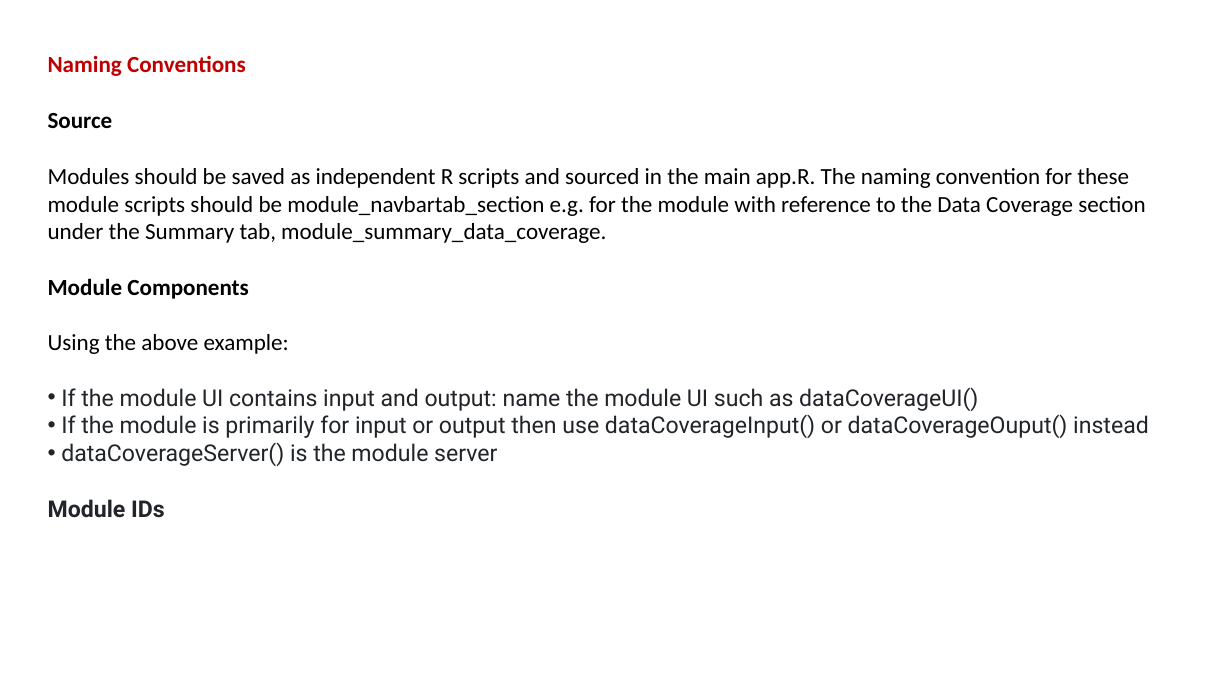
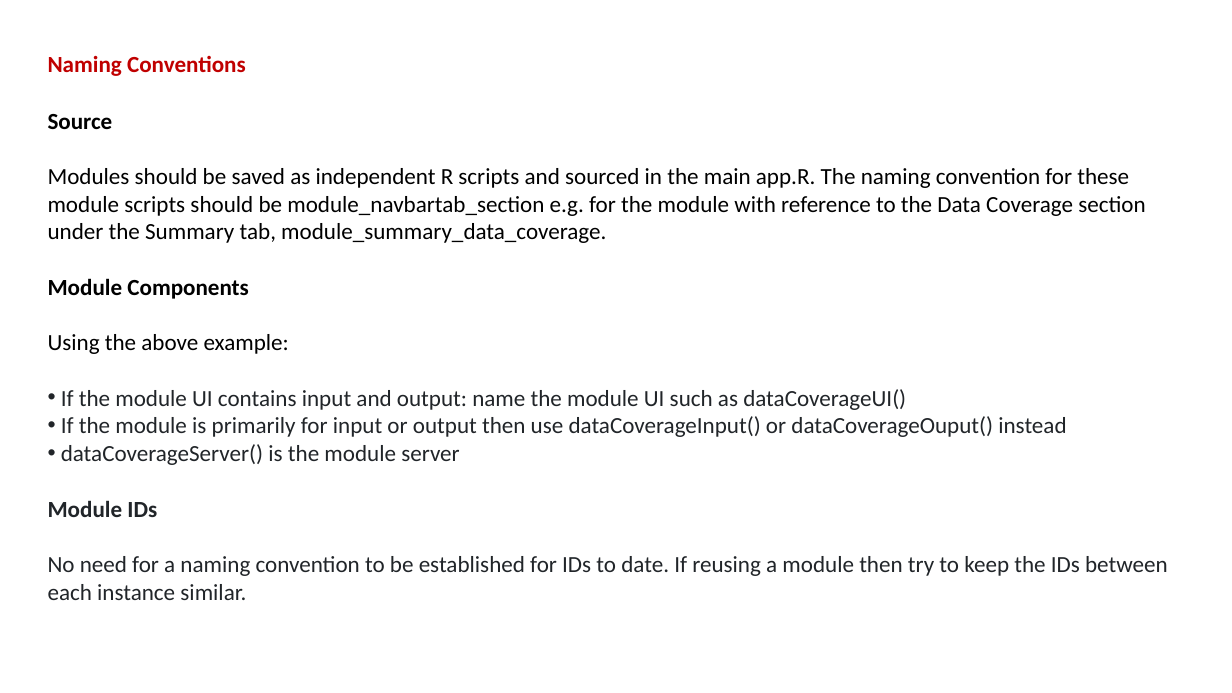
Before and after one commit to BHFDSC/cvd-covid-tre-dashboard, a slide deck: slide 4 of BHF_Dashboards/BHF_DSC_TRE_External_Dashboard/Dev/Modules Example.pptx (slide 5 before the commit). Drawn at 1232x693 pixels with LibreOffice and Linux fonts; fonts in the diff are those of the drawing. Boxes give left, top, right and bottom in pixels: in the first picture for what was removed or moved away, otherwise in the second. Text is boxed around its words. In the diff, an @@ line names an element or a change of style, - is before the commit and + after.

Commit message:
modules training update

```diff
--- a/BHF_Dashboards/BHF_DSC_TRE_External_Dashboard/Dev/Modules Example.pptx
+++ b/BHF_Dashboards/BHF_DSC_TRE_External_Dashboard/Dev/Modules Example.pptx
@@ text at [48,389,1066,517]: font Roboto to Calibri in "If the module UI contains input and ...", "If the module is primarily for input ...", "dataCoverageServer() is the module server", "Module IDs" @@
@@ text at [48,556,1168,600]: paragraph added @@
+No need for a naming convention to be established for IDs to date. If reusing a module then try to keep the IDs between each instance similar.
```
Also in this commit, not shown: 1 other file.
